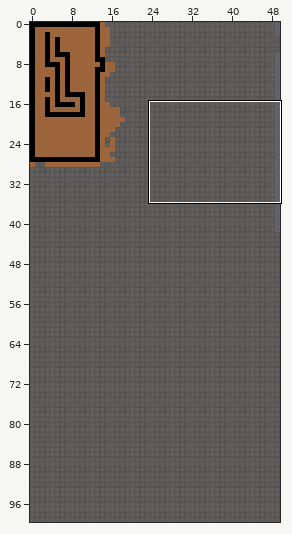
A Tiled map gets an edit: res/d4.tmx. The picture above shows the old version from afar; the outline marks the close-up.
Close-up. Before the edit:
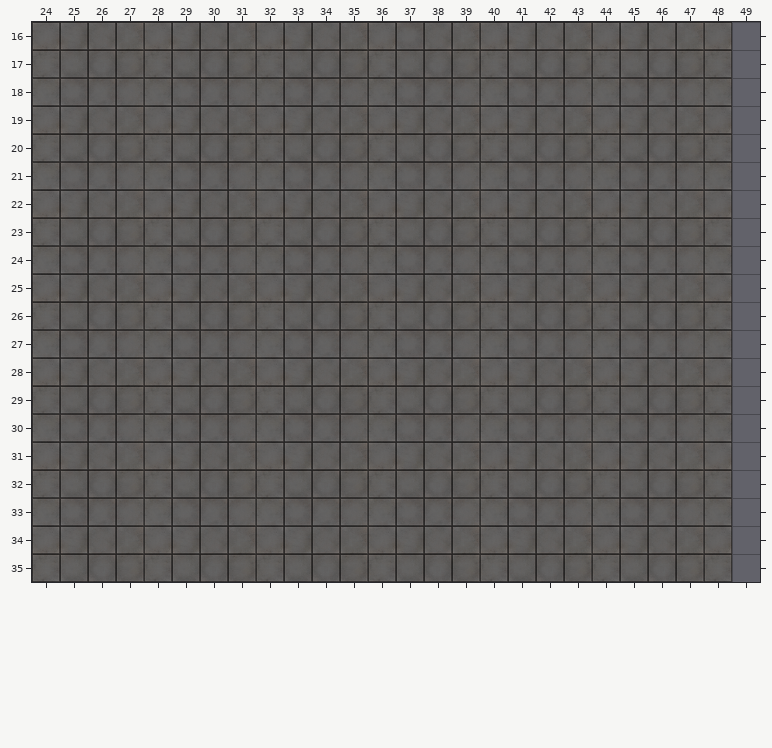
Cells are 64x64 px. Shown: x 24..49, y 16..35. The commit also changed other parts of the map, which this record leaves out.
Now the later version:
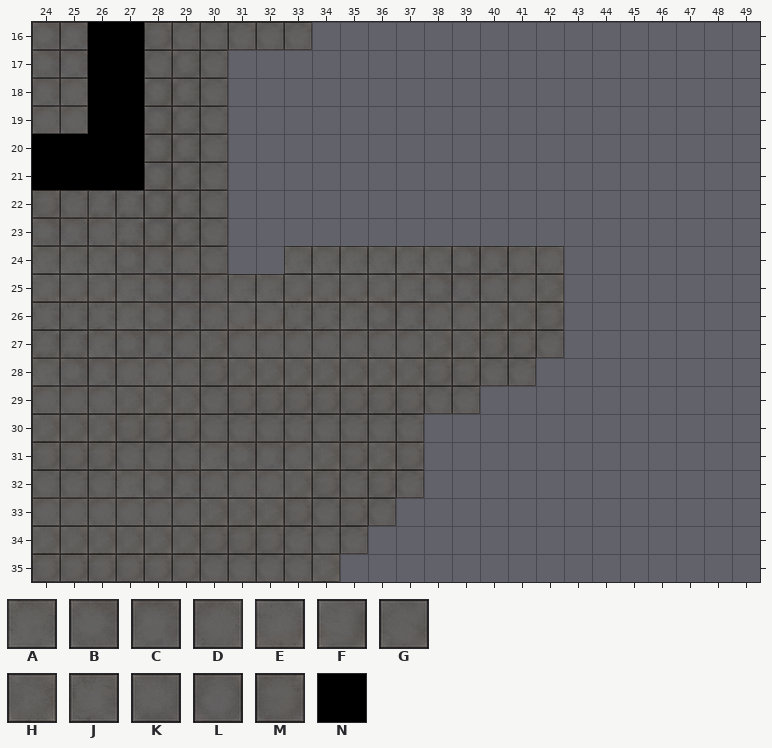
Key: from "tile_1": A 0, B 1, C 2, D 3, E 4, F 5, G 6, H 7, J 8, K 9, L 10, M 11; from "tile_3": N 2.
_ is an empty cell, # one hidden under a higher layer.
Tiles replaced or removed in this view: A, B, C, D, E, F, G, H, J, K, L, M.
Diff:
Changed rows in their new state; . is an unchanged cell.
Layer "floor":
first column x 24:
16 ..##......_______________
17 ..##...__________________
18 ..##...__________________
19 ..##...__________________
20 ####...__________________
21 ####...__________________
22 .......__________________
23 .......__________________
24 .......__..........______
25 ...................______
26 ...................______
27 ...................______
28 .................._______
29 ................_________
30 ..............___________
31 ..............___________
32 ..............___________
33 .............____________
34 ............_____________
35 ...........______________
Layer "walls":
first column x 24:
16 ..NN
17 ..NN
18 ..NN
19 ..NN
20 NNNN
21 NNNN
Where, in picture pixels (left, top, right, bottom), the same in both close-ups:
changed: (32, 22, 144, 190)
removed: (228, 22, 732, 582)
